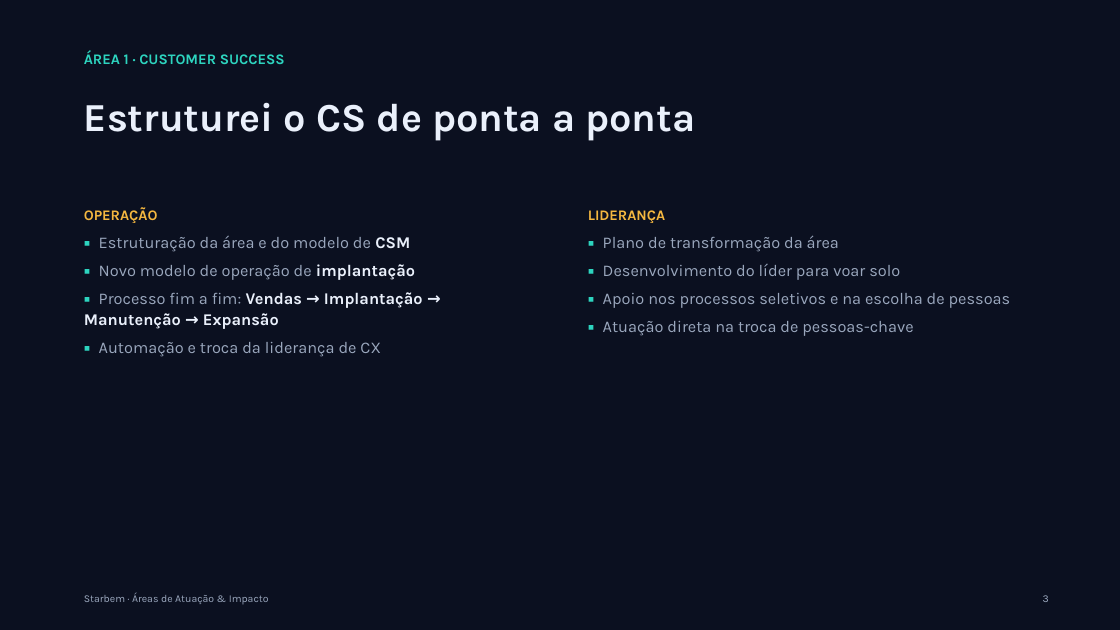
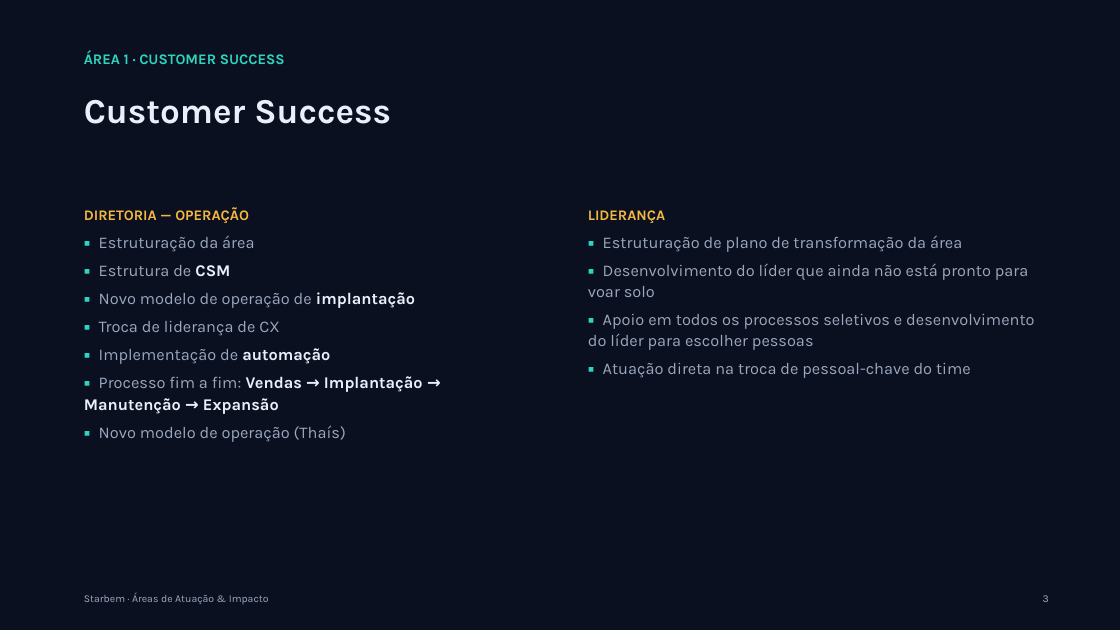
Before and after one commit to renato-dmb/agenda-facil, a slide deck: slide 3 of docs/conversa-ceo/apresentacao.pptx. Drawn at 1120x630 pixels with LibreOffice and Linux fonts; fonts in the diff are those of the drawing. Boxes give left, top, right and bottom in pixels: in the first picture for what was removed or moved away, otherwise in the second. Text is boxed around its words. In the diff, an @@ line names an element or a change of style, - is before the commit and + after.

```diff
--- a/docs/conversa-ceo/apresentacao.pptx
+++ b/docs/conversa-ceo/apresentacao.pptx
@@ text at (84,100,391,124): text changed; size 34 to 30 pt @@
-Estruturei o CS de ponta a ponta
+Customer Success
@@ text at (84,207,254,276): text changed @@
-OPERAÇÃO
-▪ Estruturação da área e do modelo de CSM
+DIRETORIA — OPERAÇÃO
+▪ Estruturação da área
+▪ Estrutura de CSM
@@ text at (588,236,1034,378): text changed @@
-▪ Plano de transformação da área
-▪ Desenvolvimento do líder para voar solo
-▪ Apoio nos processos seletivos e na escolha de pessoas
-▪ Atuação direta na troca de pessoas-chave
+▪ Estruturação de plano de transformação da área
+▪ Desenvolvimento do líder que ainda não está pronto para voar solo
+▪ Apoio em todos os processos seletivos e desenvolvimento do líder para escolher pessoas
+▪ Atuação direta na troca de pessoal-chave do time
@@ text at (99,321,330,364): paragraphs added @@
+▪ Troca de liderança de CX
+▪ Implementação de automação
@@ text at (99,425,346,442): text changed @@
-▪ Automação e troca da liderança de CX
+▪ Novo modelo de operação (Thaís)
```
Also in this commit, not shown: 9 other slides changed, 8 slides added, 1 slide removed, 2 other files.
